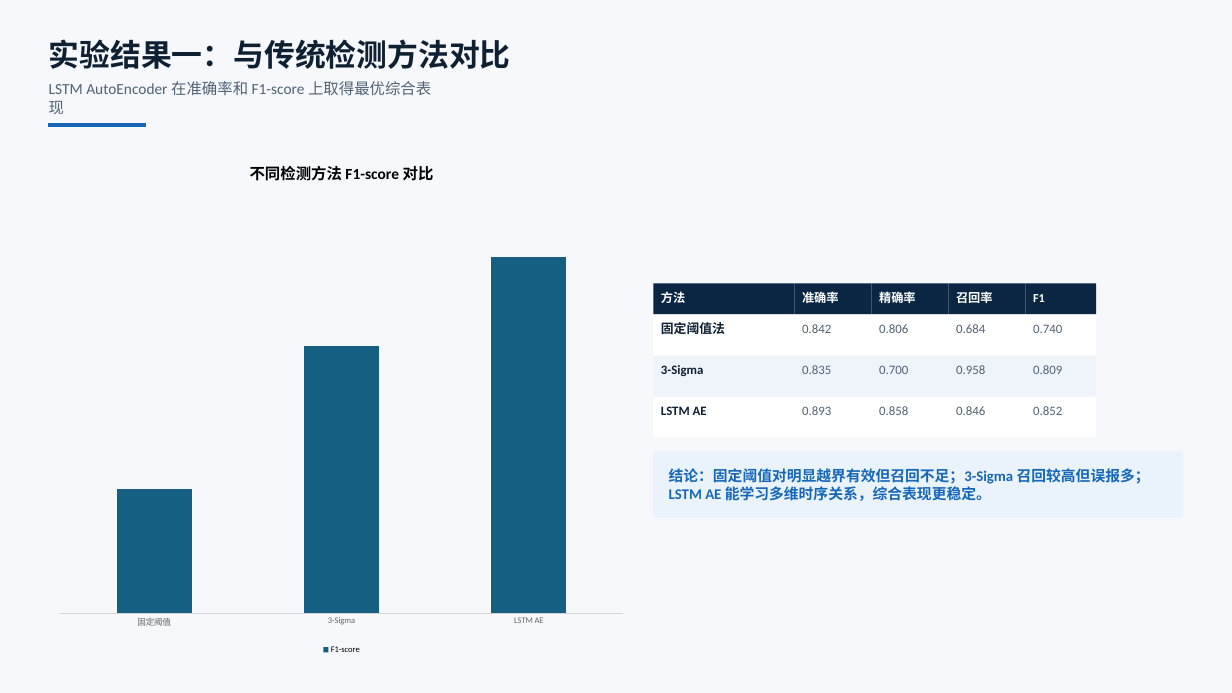
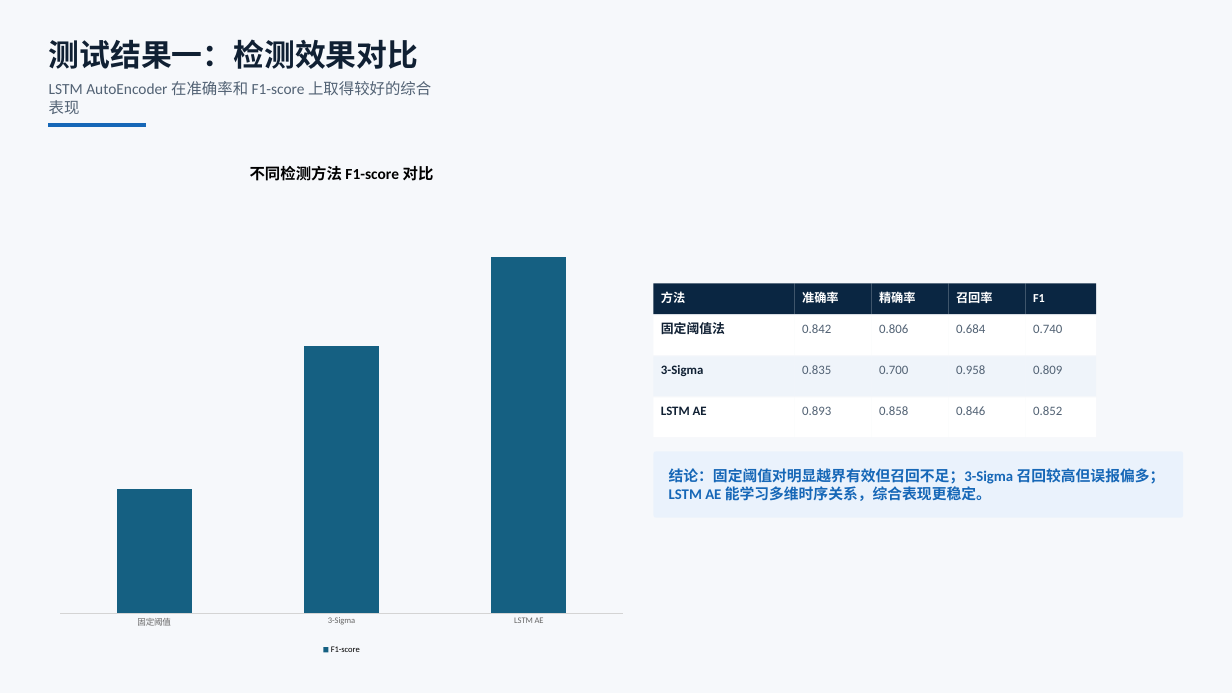
Before and after one commit to solisW/my_thesis_system, a slide deck: slide 13 of docs/2022005052-王晨阳-毕业答辩PPT codex版本.pptx. Drawn at 1232x693 pixels with LibreOffice and Linux fonts; fonts in the diff are those of the drawing. Boxes give left, top, right and bottom in pixels: in the first picture for what was removed or moved away, otherwise in the second. Text is boxed around its words. In the diff, an @@ line names an element or a change of style, - is before the commit and + after.

```diff
--- a/docs/2022005052-王晨阳-毕业答辩PPT codex版本.pptx
+++ b/docs/2022005052-王晨阳-毕业答辩PPT codex版本.pptx
@@ text at bbox=[49, 39, 419, 69]: text changed @@
-实验结果一：与传统检测方法对比
+测试结果一：检测效果对比
@@ text at bbox=[49, 81, 431, 114]: text changed @@
-LSTM AutoEncoder 在准确率和 F1-score 上取得最优综合表现
+LSTM AutoEncoder 在准确率和 F1-score 上取得较好的综合表现
@@ text at bbox=[669, 468, 1165, 501]: text changed @@
-结论：固定阈值对明显越界有效但召回不足；3-Sigma 召回较高但误报多；LSTM AE 能学习多维时序关系，综合表现更稳定。
+结论：固定阈值对明显越界有效但召回不足；3-Sigma 召回较高但误报偏多；LSTM AE 能学习多维时序关系，综合表现更稳定。
```
Also in this commit, not shown: 17 other slides changed, 50 other files.
